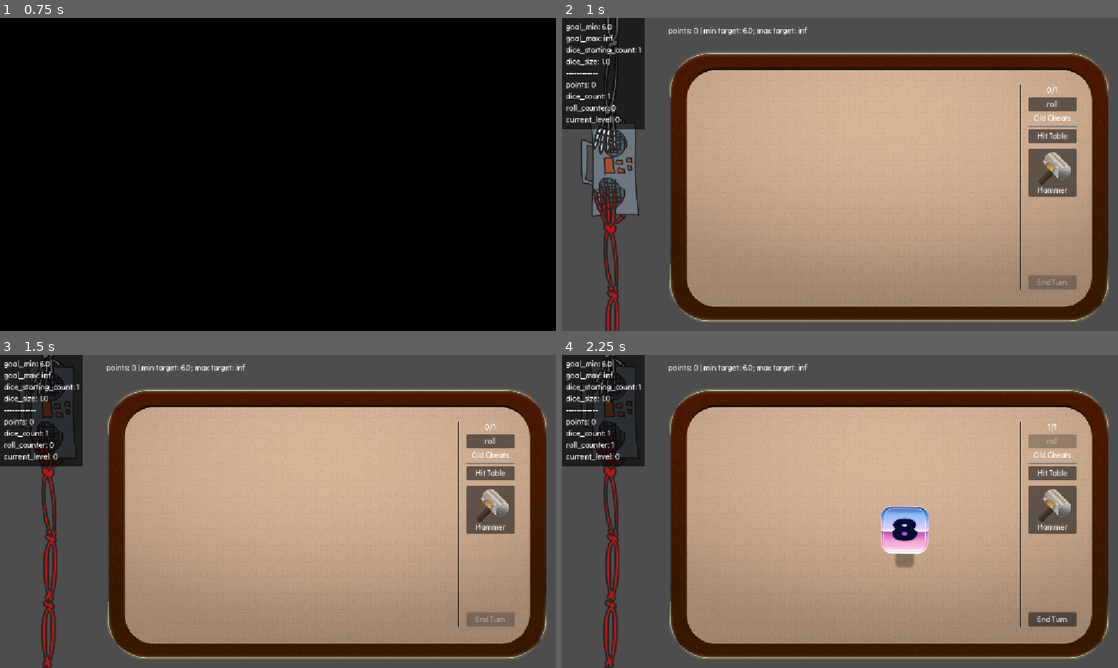
Above: before the commit, frames 1-4 (two rows, left to right).
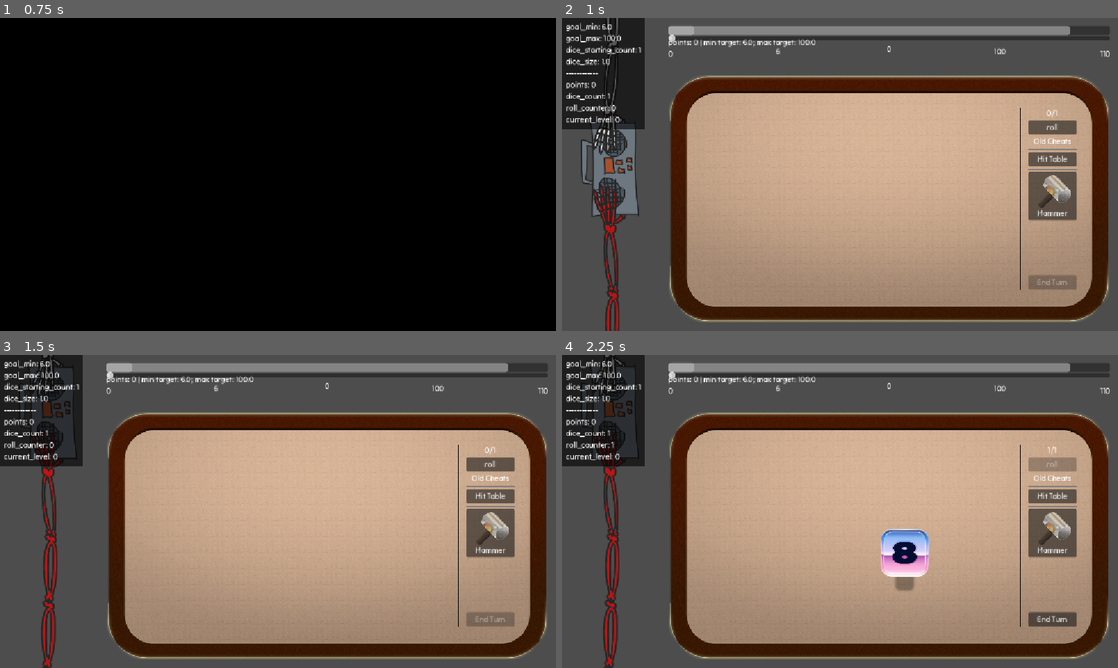
Above: after the commit, the same moments.

Repository: vhoyer/ludum_dare_60
Game: Godot game, scene res://stages/main_menu/main_menu.tscn
Two runs of this game, one before a commit and one after it. Both use one fixed random seed, a clock stepped at 60 frames per second and the inputs below.
Inputs (mouse positions are in pixels of both pictures, inside the frame that each line leads up to):
- Up to frame 1 (0.75 s): click "start! ,)" at 0.5 s
- Up to frame 2 (1 s): no input
- Up to frame 3 (1.5 s): move the mouse to (400, 495) at 1.27 s; hold Right (ui_right) from 1.28 s (still down); tap K at 1.35 s; click (400, 495) at 1.42 s
- Up to frame 4 (2.25 s): release Right (ui_right) at 2 s; click "roll" at 2 s

Frame 1 is identical in both runs. In frame 2, 16% of the frame differs, in the area x 7-99%, y 2-80%; in frame 3, 16%; in frame 4, 18%.

Commit message:
Hook Up Goal Component to Gameplay

Diff:
--- a/auto_loads/levels_manager/levels_manager.tscn
+++ b/auto_loads/levels_manager/levels_manager.tscn
@@ -9,6 +9,7 @@
 [node name="GameLevel1" type="Node" parent="." unique_id=275224358]
 script = ExtResource("1_3gud8")
 goal_min = 6.0
+goal_max = 100.0
 max_rolls = 1
 metadata/_custom_type_script = "uid://c6nhi0n7ir0mk"
 
--- a/stages/main/main.gd
+++ b/stages/main/main.gd
@@ -11,6 +11,9 @@
 
 @onready
 var goal_gauge: Label = %GoalGauge
+
+@onready
+var goal_gauge_2: UiGoalWithinRangeOfRange = %GoalGauge2
 
 @onready
 var tug_of_war: GameTugOfWar = %GameTugOfWar
@@ -33,6 +36,9 @@
 var _throw_inbetween_interval: float = 0.3
 
 
+const LEVEL_GOAL_MAXIMUM_MILLION = 1000000
+
+
 func _ready() -> void:
 	var goal_gauge_model:= goal_gauge.text
 	var labels_model:= rolls_label.text
@@ -40,6 +46,10 @@
 	SaveManager.data.watch(self, ['points', 'current_level'], func():
 		tug_of_war.value = SaveManager.data.points / LevelsManager.current.goal_min
 		goal_gauge.text = goal_gauge_model.format(SaveManager.data).format(LevelsManager.current)
+		goal_gauge_2.set_points_goal_min_goal_max_default_min_max(
+			SaveManager.data.points,
+			clamp(int(LevelsManager.current.goal_min), 0, LEVEL_GOAL_MAXIMUM_MILLION),
+			clamp(int(LevelsManager.current.goal_max), 0, LEVEL_GOAL_MAXIMUM_MILLION))
 		pass)
 
 	SaveManager.data.watch(self, ['roll_counter', 'current_level'], func():
--- a/stages/main/main.tscn
+++ b/stages/main/main.tscn
@@ -3,6 +3,7 @@
 [ext_resource type="Script" uid="uid://bjdopl13o6krk" path="res://stages/main/main.gd" id="1_60rri"]
 [ext_resource type="PackedScene" uid="uid://cpsa1qlgdobpb" path="res://components/game_tug_of_war/game_tug_of_war.tscn" id="2_usqqw"]
 [ext_resource type="PackedScene" uid="uid://usqu7frh72wo" path="res://components/game_cursor/game_cursor.tscn" id="2_woy08"]
+[ext_resource type="PackedScene" uid="uid://civatcvgc70eb" path="res://components/ui_goal_within_range_of_range/ui_goal_within_range_of_range.tscn" id="5_l7y0w"]
 [ext_resource type="PackedScene" uid="uid://kfbhin5nkdnx" path="res://components/game_table/game_table.tscn" id="5_no1gd"]
 [ext_resource type="Script" uid="uid://d161jm3n6y53c" path="res://components/game_cursor/cursor_on_parent.gd" id="6_4vbm2"]
 [ext_resource type="Script" uid="uid://bkm48xrdtc50e" path="res://stages/main/debug_label.gd" id="6_no1gd"]
@@ -90,6 +91,11 @@
 layout_mode = 2
 text = "points: {points} | min target: {goal_min}; max target: {goal_max}"
 
+[node name="GoalGauge2" parent="VBoxContainer/GoalGauge" unique_id=1012150934 instance=ExtResource("5_l7y0w")]
+unique_name_in_owner = true
+layout_mode = 2
+min_value = 6.0
+
 [node name="Dices" type="MarginContainer" parent="VBoxContainer" unique_id=350811888]
 layout_mode = 2
 size_flags_vertical = 3
